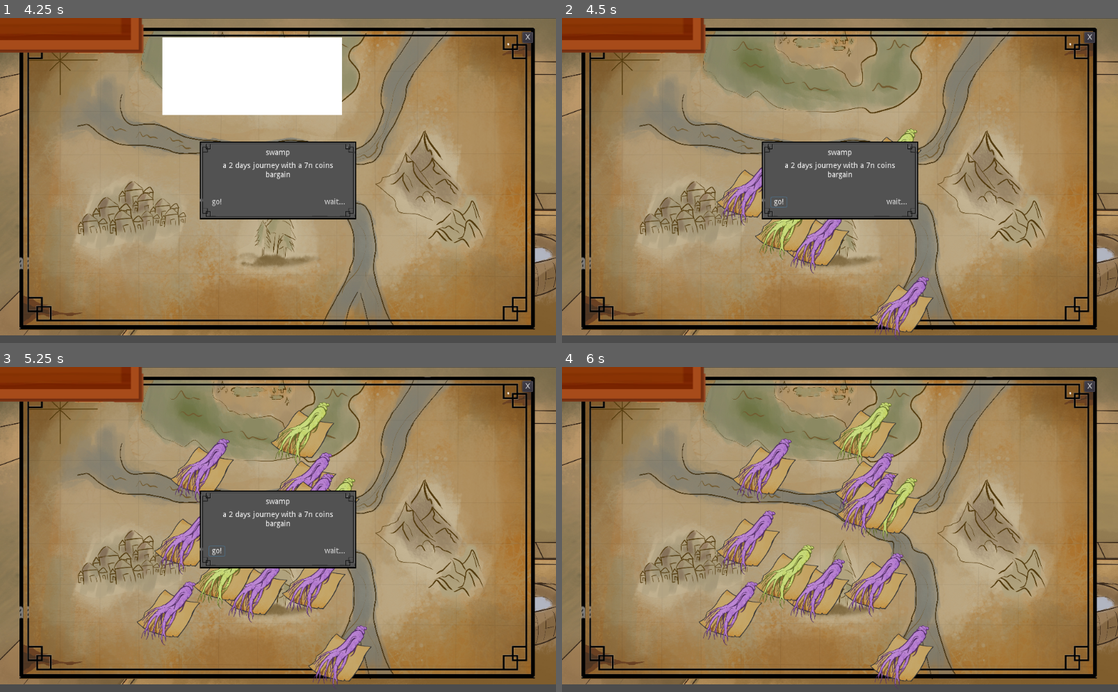
Above: before the commit, frames 1-4 (two rows, left to right).
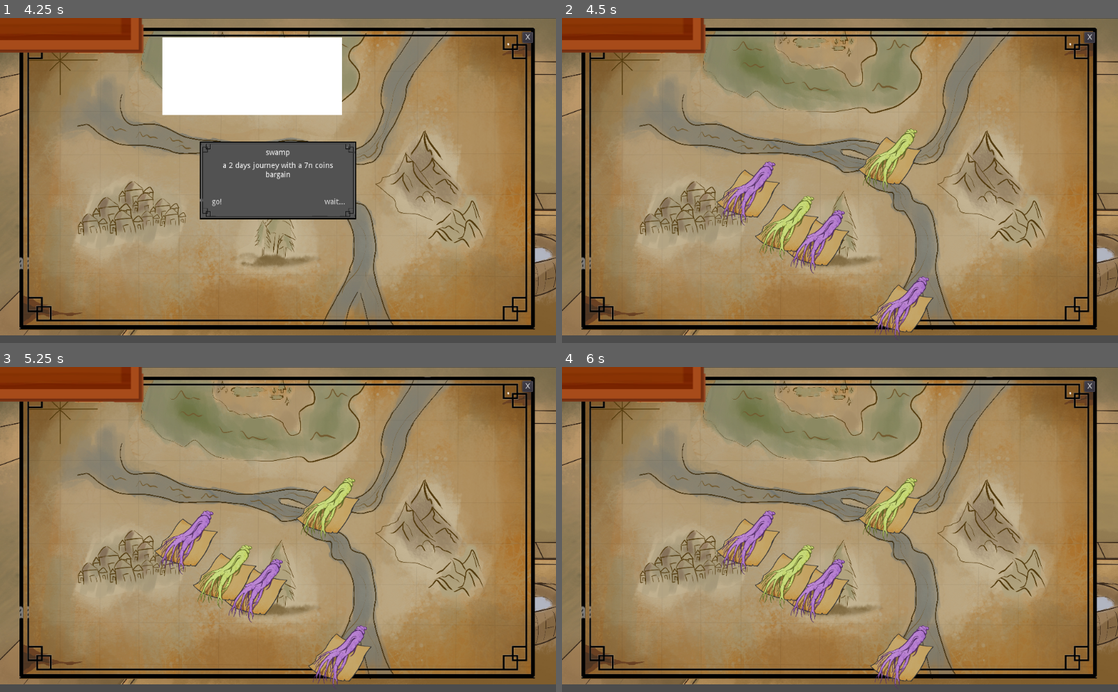
Above: after the commit, the same moments.

Repository: raimess11/GGJBandung23-Mandrake
Game: Godot game, scene res://ui/Menu.tscn
The game is run twice, just before and just after one commit, with the same random seed, the same clock (stepped at 60 frames per second) and the same inputs. The project has no main scene, so this scene is started directly. The engine's default icon, where the game draws it, is replaced by a stand-in: a white triangle on a blue panel in a dark square.
Inputs (mouse positions are in pixels of both pictures, inside the frame that each line leads up to):
- Up to frame 1 (4.25 s): click (278, 148) at 0.5 s; tap Enter at 1.25, 2.75 s; move the mouse to (66, 187) at 1.27 s; click (66, 187) at 1.35 s; tap Space at 1.52, 2, 2.27 s; move the mouse to (222, 154) at 2.02 s; click (222, 154) at 2.1 s; move the mouse to (472, 255) at 2.77 s; click (472, 255) at 2.85 s; click (250, 76) at 3.5 s
- Up to frame 2 (4.5 s): click "go!" at 4.25 s
- Up to frame 3 (5.25 s): click (216, 552) at 5 s, where only the run before the commit has a clickable "go!"
- Up to frame 4 (6 s): click (895, 552) at 5.75 s, where only the run before the commit has a clickable "wait..."

Frame 1 is identical in both runs. In frame 2, 6.6% of the frame differs, in the area x 35-65%, y 38-62%; in frame 3, 11%, in the area x 24-65%, y 10-86%; in frame 4, 5.1%.

Commit message:
gathering system

Diff:
--- a/Mandrake Store and Root Garden/GatheringSpot/GatheringMap.gd
+++ b/Mandrake Store and Root Garden/GatheringSpot/GatheringMap.gd
@@ -49,6 +49,9 @@
 export(Array, Resource) var roots
 
 func _on_go_pressed():
+	get_tree().paused = false
+	fadePause.visible = false
+	reminderUI.visible = false
 	for i in int(rand_range(3, 7)):
 		var newItem2d = item2d.instance()
 		newItem2d.data = roots[int(rand_range(0,2.99))]
